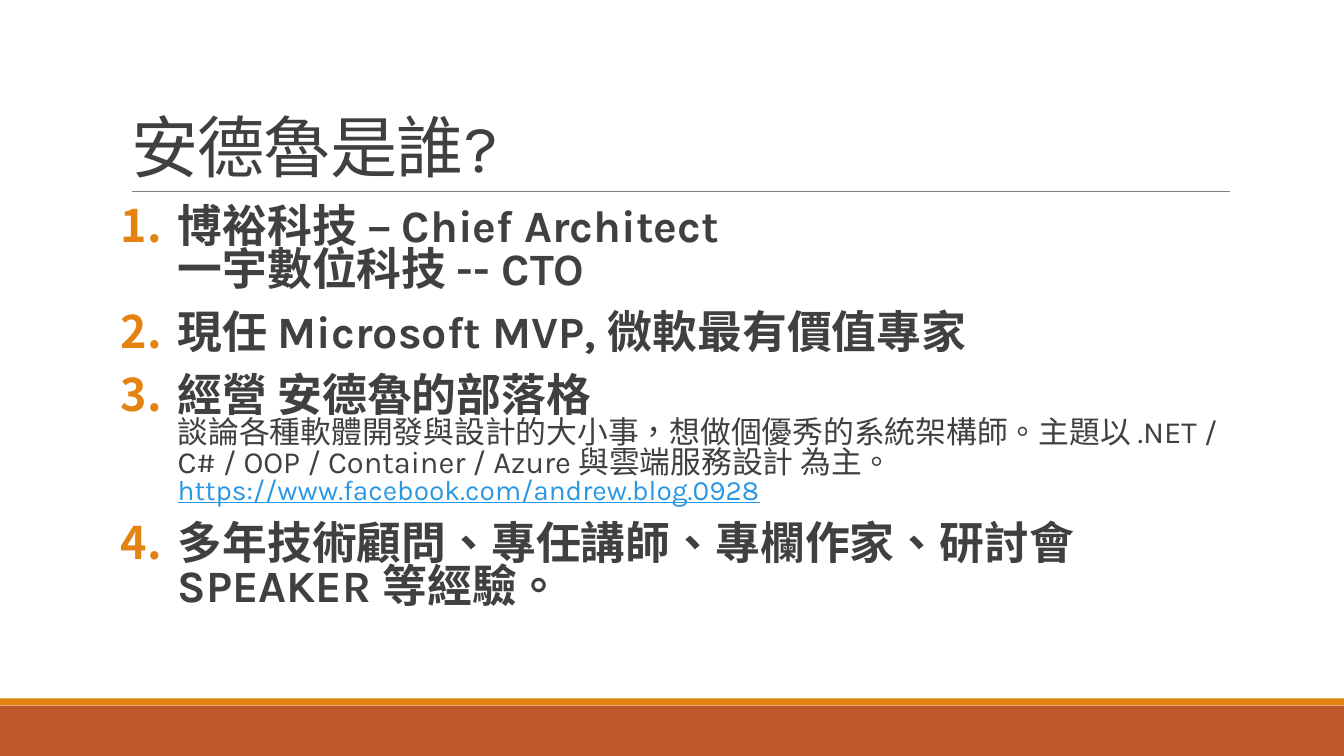
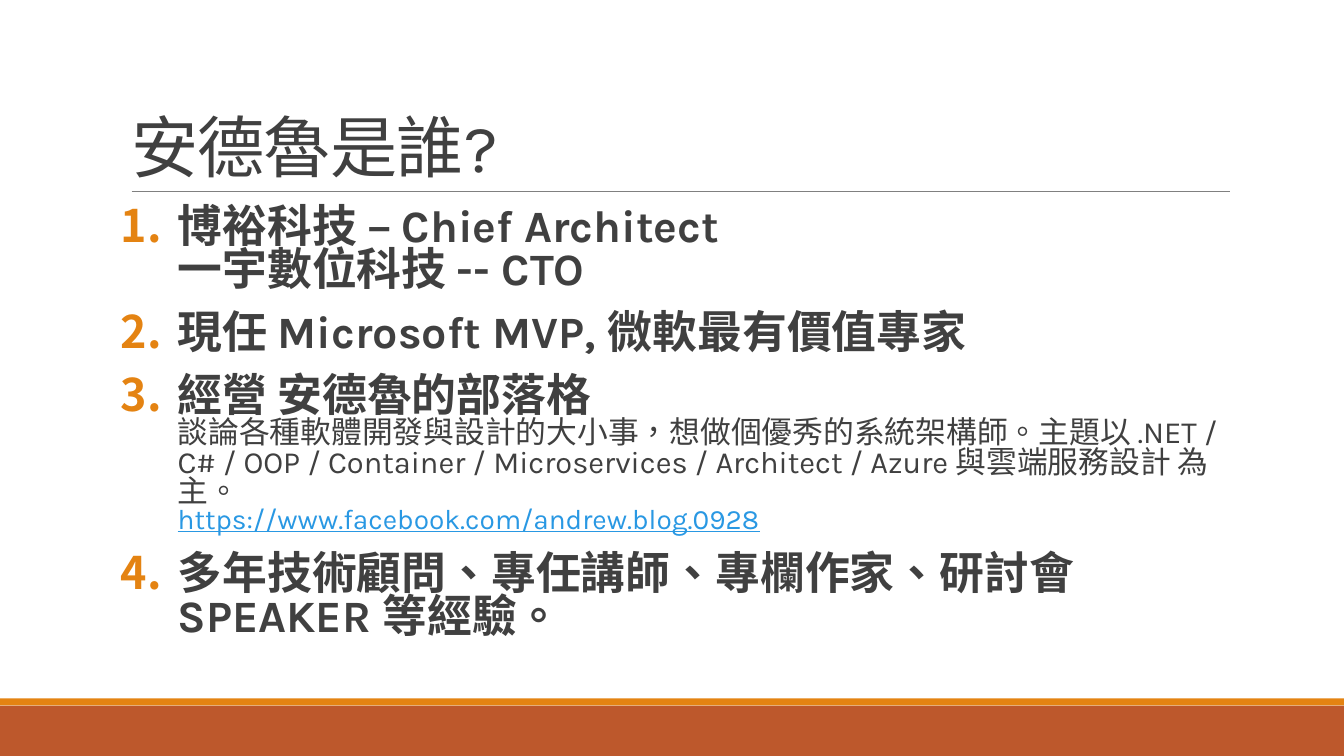
Before and after one commit to andrew0928/Meetup, a slide deck: slide 2 of 20170817.AzureCafe.Containers/slides.pptx. Drawn at 1344x756 pixels with LibreOffice and Linux fonts; fonts in the diff are those of the drawing. Boxes give left, top, right and bottom in pixels: in the first picture for what was removed or moved away, otherwise in the second. Text is boxed around its words. In the diff, an @@ line names an element or a change of style, - is before the commit and + after.

Commit message:
update slides

```diff
--- a/20170817.AzureCafe.Containers/slides.pptx
+++ b/20170817.AzureCafe.Containers/slides.pptx
@@ text at (x1=178, y1=372, x2=1209, y2=536): text changed @@
-3. 經營 安德魯的部落格
-   談論各種軟體開發與設計的大小事，想做個優秀的系統架構師。主題以 .NET / C# / OOP / Container / Azure 與雲端服務設計 為主。
-   https://www.facebook.com/andrew.blog.0928
+3. 經營 安德魯的部落格
+   談論各種軟體開發與設計的大小事，想做個優秀的系統架構師。主題以 .NET / C# / OOP / Container / Microservices / Architect / Azure 與雲端服務設計 為主。
+   https://www.facebook.com/andrew.blog.0928
```
